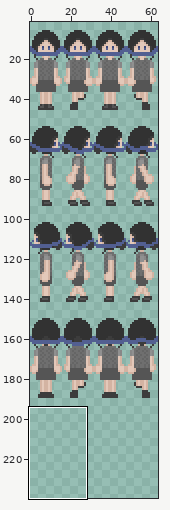
Two versions of one sprite sheet, sprites/char_1_ver_2.png. The picture above shows the old version from afar; the outline marks the close-up.
Close-up. The starting point:
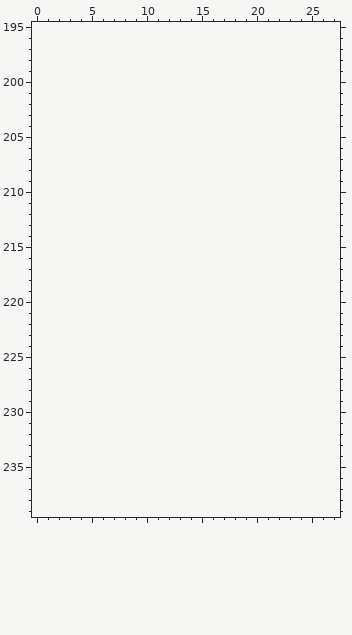
The file is 320x960 pixels, drawn in blocks of 5x5; one block is one cell here. Colours within 5 levels of each other are drawn and written as one. Shown: x 0..27, y 195..239. The old version is drawn lined up with the new one, on the new canvas. The wide view leaves out empty margins.
After:
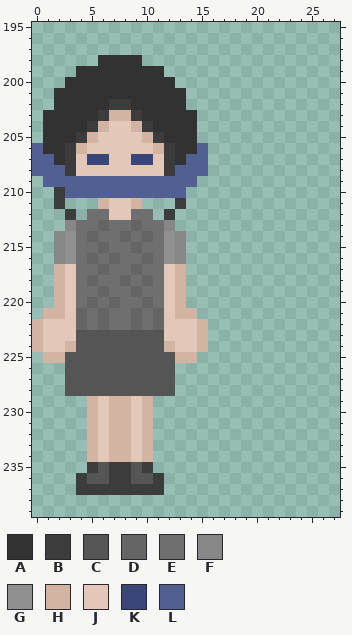
Palette (. is transparent): A #323232  B #3c3c3c  C #555555  D #656565  E #6f6f6f  F #878787  G #909090  H #d3b3a2  J #e3c8b9  K #3a4678  L #525f91
What changed:
canvas 64x192 -> 64x240
Changed rows in their new state; - is an unchanged pixel.
first column x 0:
198 ------AAAA------
199 ----AAAAAAAA----
200 ---AAAAAAAAAA---
201 --AAAAAAAAAAAA--
202 --AAAAABBAAAAA--
203 -AAAAABHHBAAAAA-
204 -AAAABHJJHBAAAA-
205 -AAABHJJJJHBAAA-
206 LAABHJJJJJJHBAAL
207 LLABJKKJJKKJBALL
208 LLLBJJJJJJJJBLLL
209 -LLLLLLLLLLLLLL-
210 --BLLLLLLLLLLL--
211 --B---HJJH---B--
212 ---B-EEJJEE-B---
213 ---FEEDEEDEEF---
214 --FGEDEEDEDEGF--
215 --FGEEDEEDEEGF--
216 --FGEDEDEEDEGF--
217 --HJEEDEEDEEJH--
218 --HJEDEEDEDEJH--
219 --HJEEDEEDEEJH--
220 --HJEDEDEEDEJH--
221 -HHJDEDEEDEDJHH-
222 HJJJDEDEEDEDJJJH
223 HJJJCCCCCCCCJJJH
224 HJJHCCCCCCCCHJJH
225 -HHCCCCCCCCCCHH-
226 ---CCCCCCCCCC---
227 ---CCCCCCCCCC---
228 ---CCCCCCCCCC---
229 -----HJHHJH-----
230 -----HJHHJH-----
231 -----HJHHJH-----
232 -----HJHHJH-----
233 -----HJHHJH-----
234 -----HJHHJH-----
235 -----BCBBCB-----
236 ----BCCBBCCB----
237 ----BBBBBBBB----
Where, in picture pixels (left, top, right, bottom), the same in both close-ups:
added: (32, 55, 208, 495)
